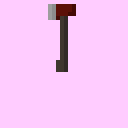
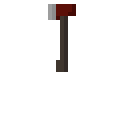
Layered file, before and after one edit (128x128). Changes by layer:
removed layer "Przekształcenie" over box(0, 0, 128, 128)
painted on "Tło" over box(0, 0, 128, 128)
